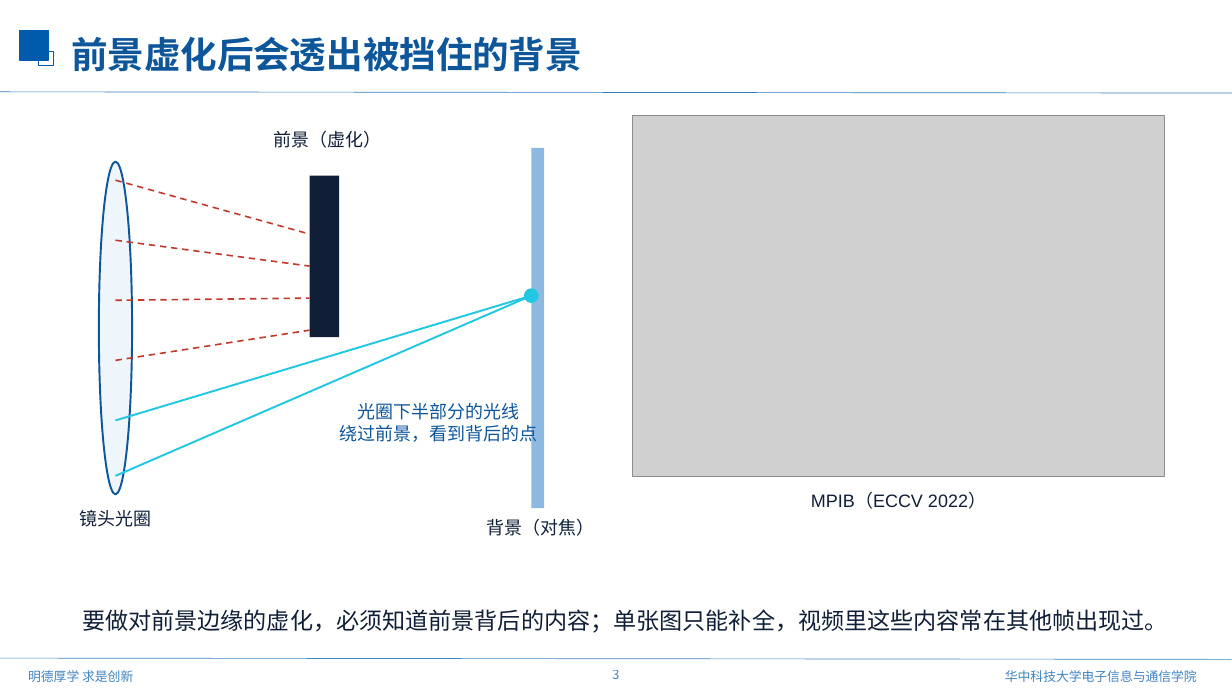
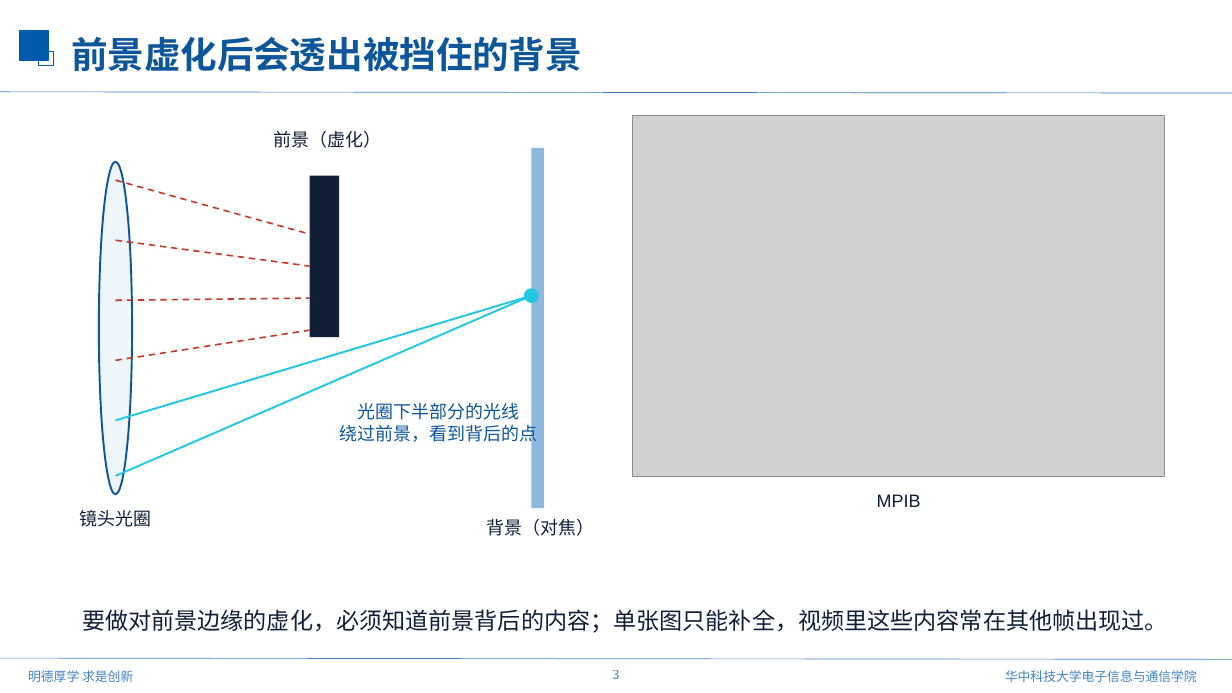
Before and after one commit to mengmcy1/OPPO-depth-guided-video-bokeh, a slide deck: slide 3 of 汇报/2026-11-11_前馈视频虚化思路与验证/前馈视频虚化思路与验证_1111.pptx. Drawn at 1232x693 pixels with LibreOffice and Linux fonts; fonts in the diff are those of the drawing; grey boxes stand for pictures; background and template pictures are left out. Boxes give left, top, right and bottom in pixels: in the first picture for what was removed or moved away, otherwise in the second. Text is boxed around its words. In the diff, an @@ line names an element or a change of style, - is before the commit and + after.

```diff
--- a/汇报/2026-11-11_前馈视频虚化思路与验证/前馈视频虚化思路与验证_1111.pptx
+++ b/汇报/2026-11-11_前馈视频虚化思路与验证/前馈视频虚化思路与验证_1111.pptx
@@ text at [877, 494, 921, 507]: text changed @@
-MPIB（ECCV 2022）
+MPIB
```
Also in this commit, not shown: 2 other slides changed, 3 slides added, 7 slides removed, 20 other files.
